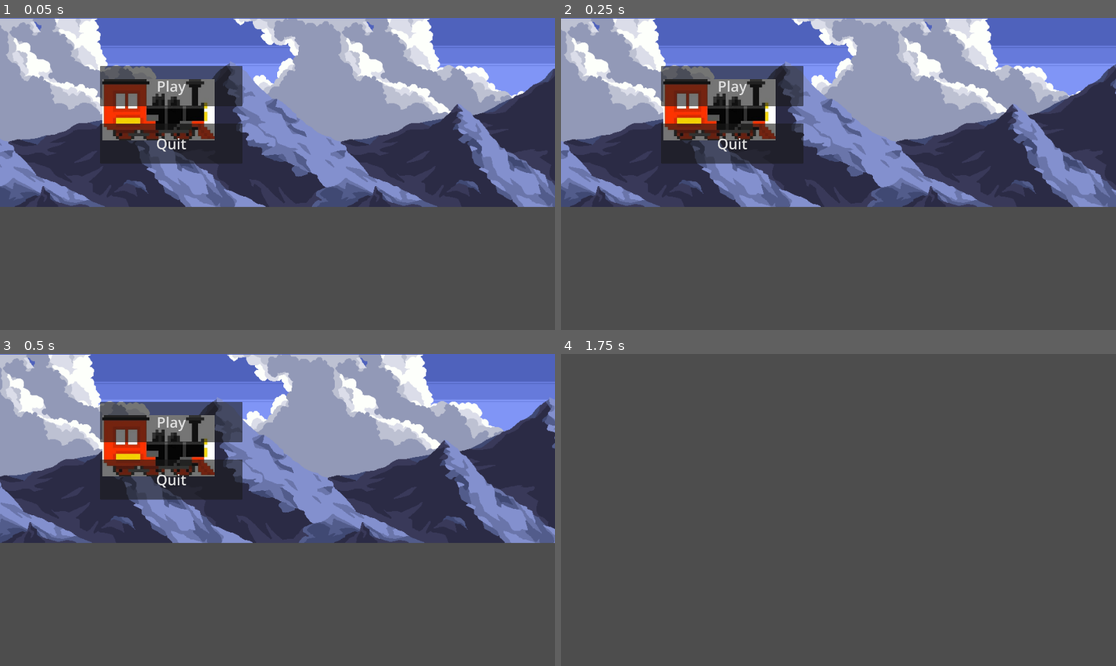
Above: before the commit, frames 1-4 (two rows, left to right).
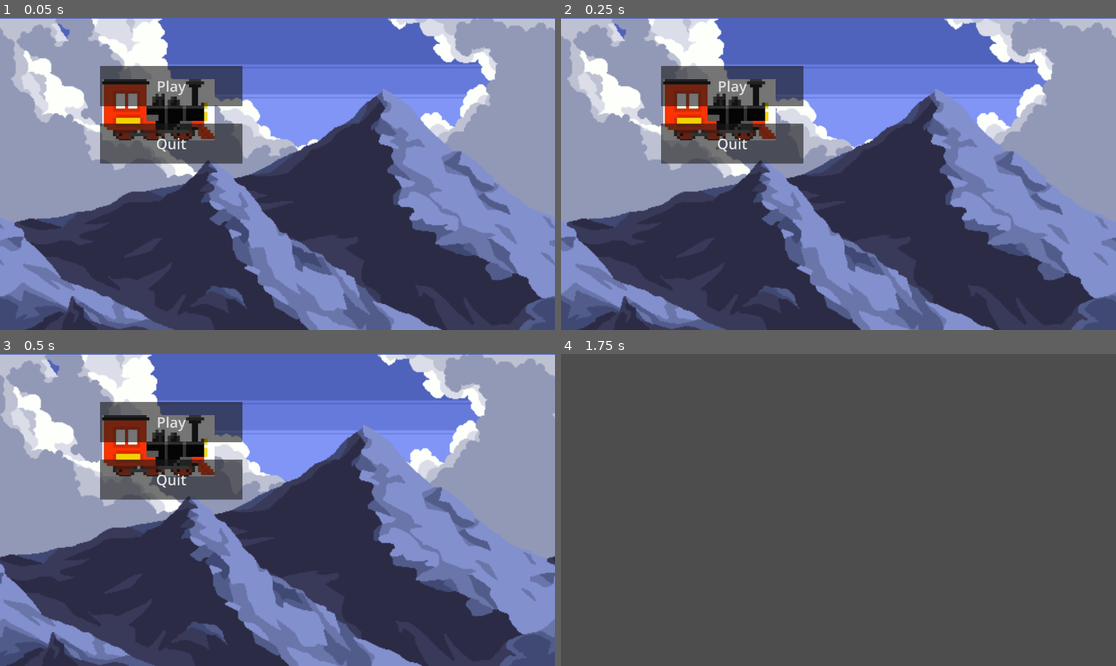
Above: after the commit, the same moments.

Repository: DikiePercy/hackathon-gamejam
Game: Godot game, scene res://scenes/main/main.tscn
Two runs of this game, one before a commit and one after it. Both use one fixed random seed, a clock stepped at 60 frames per second and the inputs below. This scene is started directly instead of the project's main scene.
Inputs:
- Up to frame 1 (0.05 s): no input
- Up to frame 2 (0.25 s): no input
- Up to frame 3 (0.5 s): no input
- Up to frame 4 (1.75 s): click "Play" at 0.5 s; tap Enter at 1.25 s

The runs differ from the first frame. In frame 1, 79% of the frame differs, in the area x 0-100%, y 0-100%; in frame 2, 79%; in frame 3, 79%; in frame 4, nothing differs.
Error in both runs: Cannot call method 'get_children' on a null value. (res://scenes/train/train.gd:10)

Commit message:
menu change

Diff:
--- a/scenes/menu/parallax_background.tscn
+++ b/scenes/menu/parallax_background.tscn
@@ -9,27 +9,28 @@
 script = ExtResource("1_f6t8o")
 
 [node name="ParallaxLayer" type="ParallaxLayer" parent="." unique_id=999101791]
-motion_scale = Vector2(0.2, 1)
-motion_mirroring = Vector2(1150, 0)
+motion_scale = Vector2(0.4, 1)
+motion_mirroring = Vector2(1910, 0)
 
 [node name="1" type="Sprite2D" parent="ParallaxLayer" unique_id=1286366397]
-position = Vector2(575.9836, 324.5)
-scale = Vector2(1.9964709, 2.0092592)
+position = Vector2(961.95575, 543)
+scale = Vector2(3.336652, 3.3580248)
 texture = ExtResource("1_yptfp")
 
 [node name="ParallaxLayer2" type="ParallaxLayer" parent="." unique_id=1242089278]
-motion_scale = Vector2(0.5, 1)
-motion_mirroring = Vector2(1150, 0)
+motion_scale = Vector2(0.8, 1)
+motion_mirroring = Vector2(1910, 0)
 
 [node name="2" type="Sprite2D" parent="ParallaxLayer2" unique_id=1680971103]
-position = Vector2(573.50006, 327)
-scale = Vector2(2.0086808, 2)
+position = Vector2(953.4999, 542.99994)
+scale = Vector2(3.328125, 3.333333)
 texture = ExtResource("2_idseg")
 
 [node name="ParallaxLayer3" type="ParallaxLayer" parent="." unique_id=1727115765]
-motion_mirroring = Vector2(1150, 0)
+motion_scale = Vector2(1.5, 1)
+motion_mirroring = Vector2(1910, 0)
 
 [node name="3" type="Sprite2D" parent="ParallaxLayer3" unique_id=825380511]
-position = Vector2(574, 330)
-scale = Vector2(2, 2)
+position = Vector2(955.3333, 544.5)
+scale = Vector2(3.324074, 3.324074)
 texture = ExtResource("3_f6t8o")
